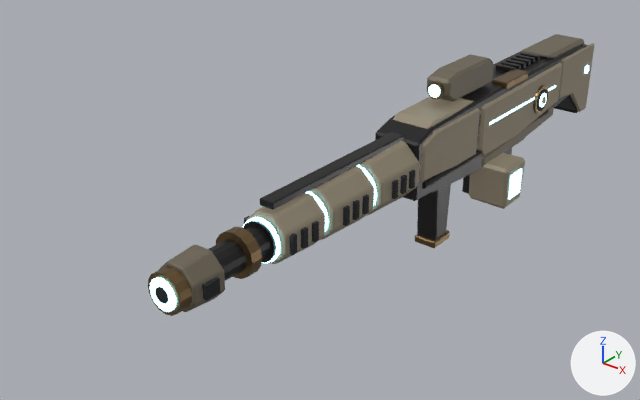
Renders of the glTF model assets/hero_rifle.glb from each side of a commit.
Both versions are drawn from a camera (50 mm lens) standing at (15.5, -30.8, 14.2) and looking at (-1.8, -9.2, 0.9). Every picture has the same lights, and +X, +Y and +Z are marked at lower right. The picture after the commit comes second. Vertices at exactly the same position are counted once.

The older version as bpy lines, for what is in view:
```python
me_rifle = bpy.data.meshes.new('rifle')
me_rifle.from_pydata(...)  # 2712 vertices, 5096 faces; spans x -1.3..2.0, y -18.0..6.9, z -2.2..4.6
# faces by material slot: [1676, 996, 688, 476, 684, 576]
me_rifle.materials.append(mat_steel)  # dark grey #353435
me_rifle.materials.append(mat_paint)  # brown #958a76
me_rifle.materials.append(mat_core)  # dark grey #595959, glowing cyan #a0edff
me_rifle.materials.append(mat_paint_dk)  # brown #6f6757
me_rifle.materials.append(mat_bronze)  # brown #7c6545
me_rifle.materials.append(mat_recess)  # black #27282b
ob_rifle = bpy.data.objects.new('rifle', me_rifle)
ob_rifle.location = (0.0, 0.0, 0.0)
```
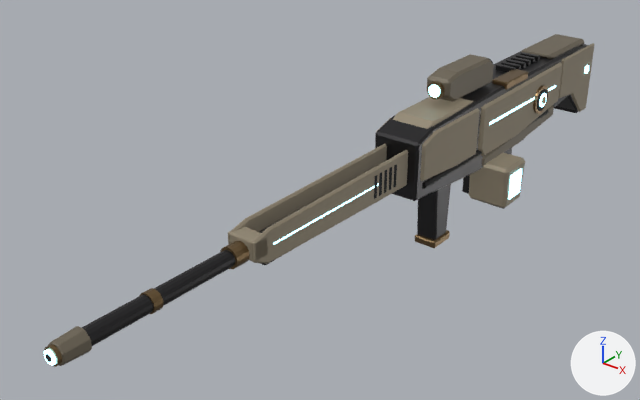
Location of each change, (x1, y1, x2, y2) in pixels of the pictures (640 x 400 px; the box of a moved part takes in the faces that stretch with it):
'rifle', reshaped (23% wider, 18% taller): before (148, 34, 594, 316); after (44, 34, 594, 367)
part 1 of me_rifle, moved or reshaped (mostly hidden afterwards): before (260, 132, 404, 210); after (260, 252, 288, 265)
part 2 of me_rifle, added (mostly hidden): after (82, 204, 309, 346)
part 3 of me_rifle, added (brown): after (228, 227, 268, 262)
part 4 of me_rifle, added: after (273, 183, 379, 245)
part 5 of me_rifle, added: after (44, 349, 56, 366)
part 6 of me_rifle, moved or reshaped: before (159, 244, 225, 312); after (48, 326, 92, 366)
part 7 of me_rifle, added (brown): after (220, 240, 250, 269)
part 8 of me_rifle, added: after (140, 288, 164, 314)
part 9 of me_rifle, added: after (44, 344, 62, 367)
part 10 of me_rifle, added: after (393, 164, 397, 187)
part 11 of me_rifle, added: after (389, 167, 392, 190)
part 12 of me_rifle, added: after (384, 170, 387, 193)
part 13 of me_rifle, added: after (379, 172, 382, 196)
part 14 of me_rifle, added: after (374, 175, 377, 199)
part 15 of me_rifle, added (brown): after (229, 144, 387, 244)
part 16 of me_rifle, added (brown): after (251, 150, 408, 264)
part 17 of me_rifle, deleted: before (148, 141, 419, 316)
part 18 of me_rifle, deleted: before (208, 226, 271, 281)

The change, as a list of edits to the scene's bpy script:
```text
Change me_rifle:
    used by ob_rifle; location = (0.0, 0.0, 0.0)
    remove me_rifle.from_pydata(...)  # 2712 vertices, 5096 faces; spans x -1.3..2.0, y -18.0..6.9, z -2.2..4.6
    add me_rifle.from_pydata(...)  # 2272 vertices, 4268 faces; spans x -1.3..2.0, y -21.5..6.9, z -2.2..4.6
    me_rifle part 1: the loose piece of 56 vertices spanning x -0.3..0.3, y -13.9..-7.2, z 2.9..3.1 is scaled about its middle by (1.44, 1.08, 0.895), then moved by (0.0, -0.2, -1.6)
    me_rifle part 2: a new loose piece, a 16-sided cylinder along y spanning x -0.26..0.26, y -21.2..-7.0, z 1.7..2.22, in mat_steel (dark grey #353435)
    me_rifle part 3: the loose piece of 56 vertices spanning x -0.3..0.3, y -13.9..-7.2, z 2.9..3.1 is copied, and the copy is scaled about its middle by (2.07, 0.0816, 3.16), then moved by (0.0, -4.2, -0.9), in mat_paint (brown #958a76); it spans x -0.5..0.5, y -15.0..-14.4, z 1.8..2.4
    me_rifle part 4: a new loose piece, a box spanning x 0.5..0.53, y -14.2..-9.0, z 2.01..2.07, in mat_core (dark grey #595959, glowing cyan #a0edff)
    me_rifle part 5: a new loose piece, a 16-sided cylinder along y spanning x -0.2..0.2, y -21.48..-21.42, z 1.76..2.16, in mat_core (dark grey #595959, glowing cyan #a0edff)
    me_rifle part 6: the loose piece of 112 vertices spanning x -0.8..0.8, y -17.5..-16.4, z 1.2..2.7 is scaled about its middle by (0.434, 0.742, 0.434), then moved by (0.0, -3.9, 0.0)
    me_rifle part 7: a new loose piece, a 16-sided cylinder along y spanning x -0.34..0.34, y -15.5..-15.0, z 1.62..2.3, in mat_bronze (brown #7c6545)
    me_rifle part 8: a new loose piece, a 16-sided cylinder along y spanning x -0.3..0.3, y -18.5..-18.2, z 1.66..2.26, in mat_bronze (brown #7c6545)
    me_rifle part 9: a new loose piece, a 16-sided cylinder along y spanning x -0.26..0.26, y -21.42..-21.3, z 1.7..2.22, in mat_bronze (brown #7c6545)
    me_rifle part 10: a new loose piece, a box spanning x 0.5..0.545, y -8.12..-8.0, z 1.61..2.41, in mat_recess (black #27282b)
    me_rifle part 11: a new loose piece, a box spanning x 0.5..0.545, y -8.4..-8.28, z 1.61..2.41, in mat_recess (black #27282b)
    me_rifle part 12: a new loose piece, a box spanning x 0.5..0.545, y -8.68..-8.56, z 1.61..2.41, in mat_recess (black #27282b)
    me_rifle part 13: a new loose piece, a box spanning x 0.5..0.545, y -8.96..-8.84, z 1.61..2.41, in mat_recess (black #27282b)
    me_rifle part 14: a new loose piece, a box spanning x 0.5..0.545, y -9.24..-9.12, z 1.61..2.41, in mat_recess (black #27282b)
    me_rifle part 15: a new loose piece of 32 vertices spanning x -0.5..-0.4, y -15.0..-7.2, z 1.3..2.7, in mat_paint (brown #958a76)
    me_rifle part 16: a new loose piece of 32 vertices spanning x 0.4..0.5, y -15.0..-7.2, z 1.3..2.7, in mat_paint (brown #958a76)
    me_rifle part 17: 32 loose pieces with 776 vertices, spanning x -1.1..1.1, y -18.0..-7.3, z 0.9..3.0, are deleted
    me_rifle part 18: 64 vertices removed from x -0.7..0.7, y -16.4..-14.0, z 1.2..2.7
    other edits to the shape of me_rifle do not show in these pictures
```
